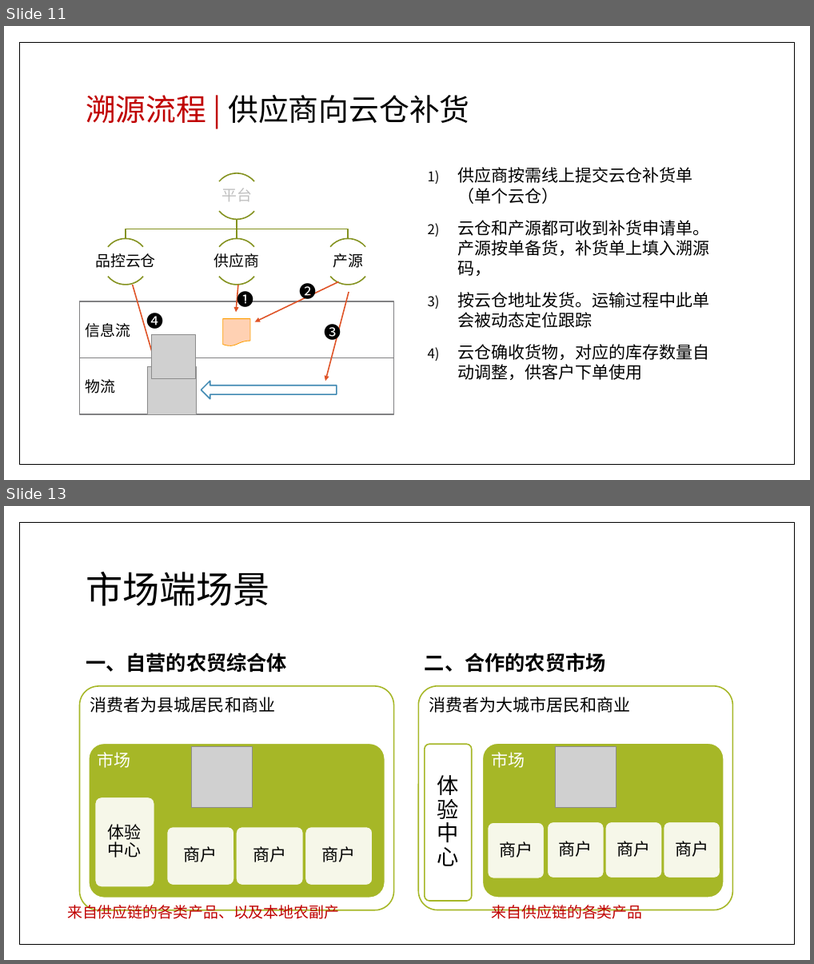
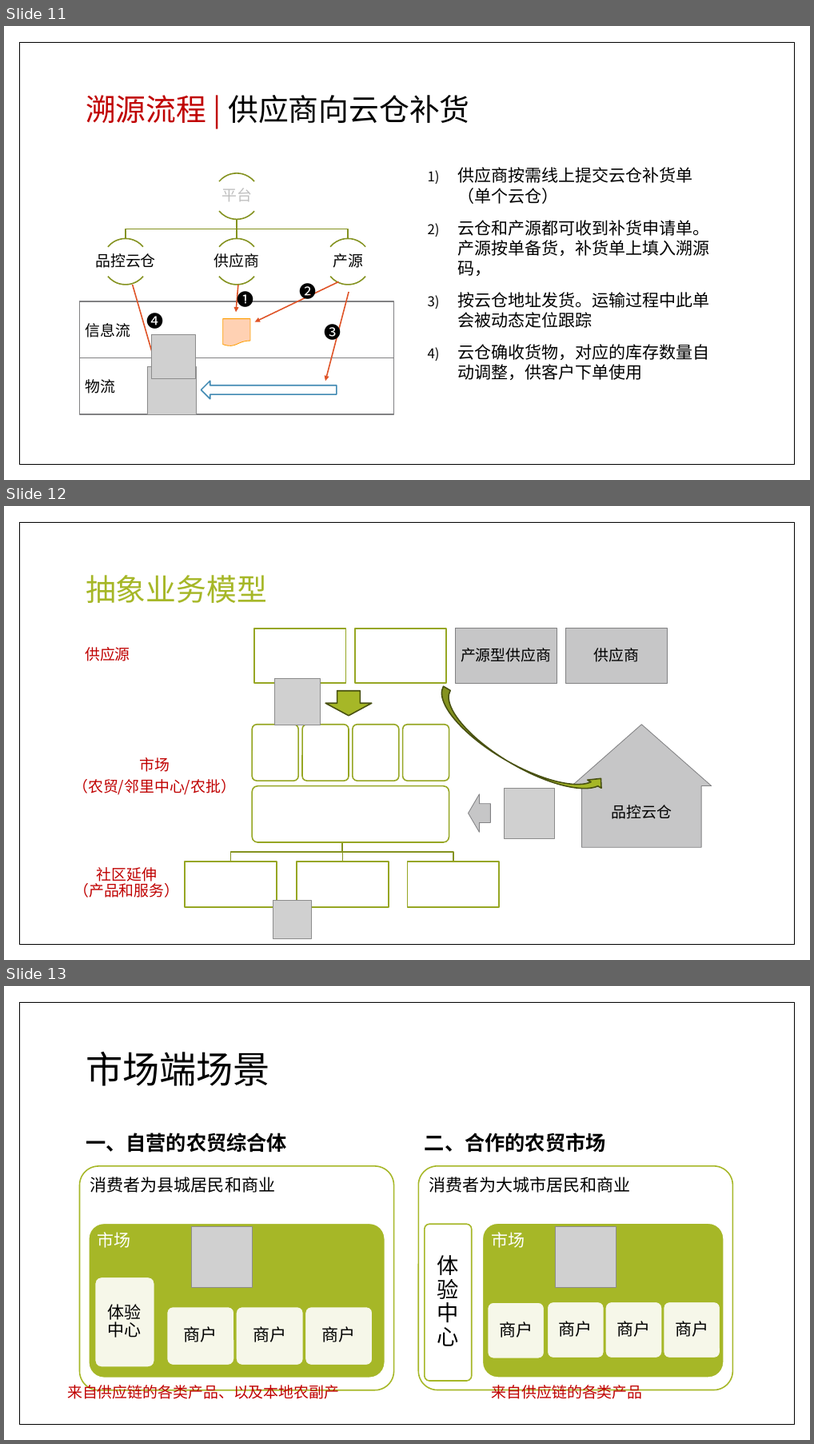
Before and after one commit to jzgi/chainsmart, a slide deck: Docs/品链供销.pptx. Shown one above the other, each under a label of ours: slides 11 and 13 before the commit, slides 11, 12 and 13 after it; the slides between them are not shown. The pictures are 814x964 and 814x1444 pixels, drawn with LibreOffice and Linux fonts; fonts in the diff are those of the drawing; grey boxes stand for pictures. Boxes give left, top, right and bottom in pixels: in the first picture for what was removed or moved away, otherwise in the second. Text is boxed around its words. In the diff, an @@ line names an element or a change of style, - is before the commit and + after.

```diff
--- a/Docs/品链供销.pptx
+++ b/Docs/品链供销.pptx
@@ slide 12 added at [4, 506, 810, 960], background #FFFFFF; not listed: 1 template element that a slide beside it also shows @@
@@ title added at [86, 575, 267, 603], 36 pt, text #A6B727 @@
+抽象业务模型
@@ text added at [85, 647, 130, 661], 18 pt, text #C00000 @@
+供应源
@@ group added at [254, 628, 668, 684]: 4 rectangles, 2 texts @@
+产源型供应商
+供应商
@@ picture added at [274, 679, 320, 724] @@
@@ down arrow added at [326, 691, 372, 716], fill #A6B727, outline #495011 1.5 pt @@
@@ curved up arrow added at [427, 686, 608, 810], fill #A6B727, outline #495011 1.5 pt @@
@@ group added at [252, 724, 450, 842]: 5 rounded rectangles @@
@@ up arrow added at [572, 724, 712, 847], fill #C7C7C8, outline #818183 0.79 pt, 18 pt, text #000000 @@
+品控云仓
@@ text added at [73, 757, 236, 795], 18 pt, text #C00000 @@
+市场
+（农贸/邻里中心/农批）
@@ picture added at [504, 788, 555, 838] @@
@@ left arrow added at [469, 794, 491, 832], fill #C7C7C8, outline #818183 0.79 pt @@
@@ group added at [185, 796, 499, 907]: 4 rectangles, 3 freeform shapes @@
@@ text added at [74, 867, 179, 897], 18 pt, text #C00000 @@
+社区延伸
+（产品和服务）
@@ picture added at [274, 900, 312, 939] @@
```
Also in this commit, not shown: 2 slides changed, 1 slide removed, 25 other files.
